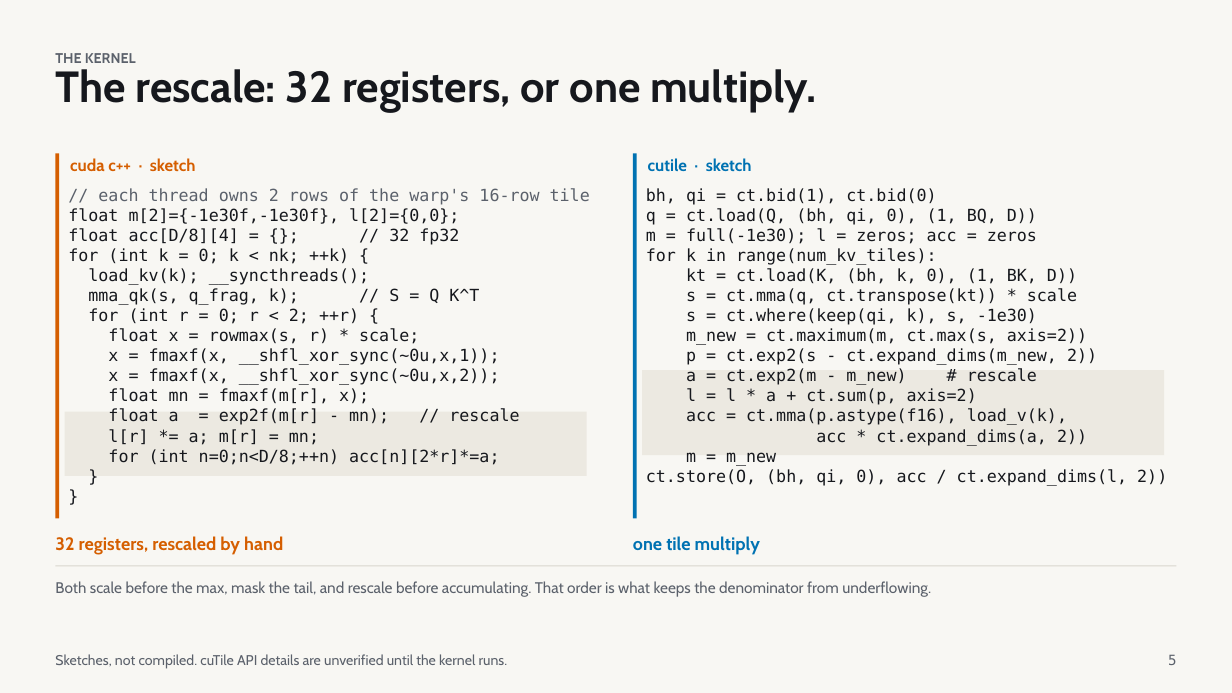
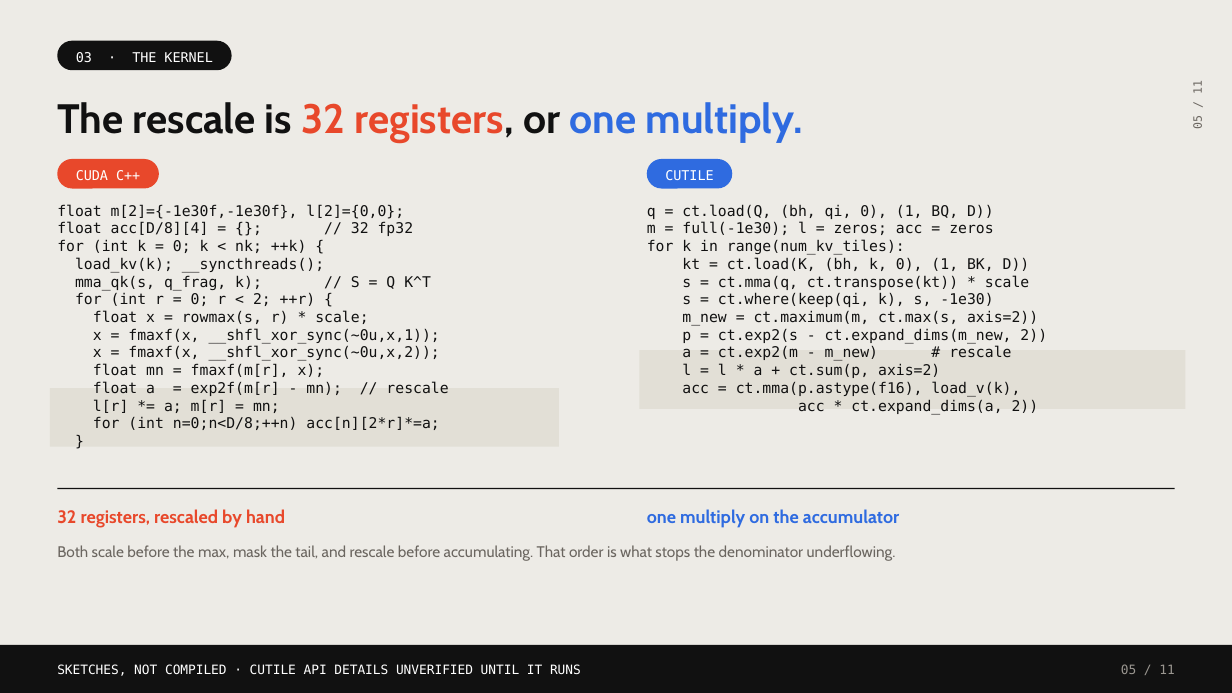
Before and after one commit to harshith0518/CS6203---Attention-Operator-Porject, a slide deck: slide 5 of docs/op2-attention-slides.pptx. Drawn at 1232x693 pixels with LibreOffice and Linux fonts; fonts in the diff are those of the drawing. Boxes give left, top, right and bottom in pixels: in the first picture for what was removed or moved away, otherwise in the second. Text is boxed around its words. In the diff, an @@ line names an element or a change of style, - is before the commit and + after.

Commit message:
Deck: rebuild in the Silk Yellow editorial style
Paper #EDEBE6, black display type, one saturated accent per chapter, and the
template's own devices rather than tables: a black capsule tag naming the
chapter, rotated page nav on the right edge, a 3x2 numbered card grid (01-06)
with flat colour blocks, a big-statistic slide, label-pill rows, a black
insight bar for the sentence that must not be missed, a dot timeline, and a
dark closing slide carrying a pull-quote with a highlighted clause.

Copy condensed and rewritten in a plainer voice: 'The arithmetic was never the
issue', 'The bill is the matrix, not the multiply', 'no stopwatch'.

Two unit bugs found by opening the file in PowerPoint, not by the schema
validator: a negative computed height, and Inches(0.55*4 - Inches(0.1)) mixing
inches with EMU. Both now guarded; a shape-extent scan runs on every build.

```diff
--- a/docs/op2-attention-slides.pptx
+++ b/docs/op2-attention-slides.pptx
@@ rectangle at [0, 0, 1232, 693]: fill #F8F7F3 to #EDEBE6 @@
@@ rounded rectangle added at [57, 41, 232, 70], fill #111111 @@
@@ text at [132, 52, 212, 62]: text changed; size 11 to 10.5 pt; font Cabin to DejaVu Sans Mono; text colour #5B616B to #FFFFFF; bold off @@
-THE KERNEL
+03 · THE KERNEL
@@ text added at [1191, 82, 1204, 128], 9 pt, text #6B6660 @@
+05 / 11
@@ text at [57, 102, 803, 143]: text changed; size 34 to 32 pt; text colour #16181D to #111111 @@
-The rescale: 32 registers, or one multiply.
+The rescale is 32 registers, or one multiply.
@@ rectangle removed at [55, 153, 59, 518] @@
@@ rounded rectangle added at [57, 159, 159, 189], fill #E8482B @@
@@ text at [76, 170, 140, 180]: text changed; size 13 to 10.5 pt; font Cabin to DejaVu Sans Mono; text colour #D55E00 to #FFFFFF; bold off @@
-cuda c++ · sketch
+CUDA C++
@@ rectangle removed at [633, 153, 637, 518] @@
@@ rounded rectangle added at [647, 159, 733, 189], fill #2F6BE0 @@
@@ text at [665, 170, 713, 180]: text changed; size 13 to 10.5 pt; font Cabin to DejaVu Sans Mono; text colour #0072B2 to #FFFFFF; bold off @@
-cutile · sketch
+CUTILE
@@ text at [57, 204, 448, 430]: paragraph removed @@
-}
@@ text "float m[2]={-1e30f,-1e30f}, l[2]={0,0};": place and size @@
-text "float m[2]={-1e30f,-1e30f}, l[2]={0,0};" at [68, 188, 590, 465]
+text "float m[2]={-1e30f,-1e30f}, l[2]={0,0};" at [57, 204, 448, 430]
@@ text "float m[2]={-1e30f,-1e30f}, l[2]={0,0};" at [57, 204, 448, 430]: size 13 to 11.5 pt, text colour #16181D to #111111 @@
@@ text at [98, 188, 590, 205]: paragraph removed @@
-// each thread owns 2 rows of the warp's 16-row tile
@@ text at [646, 188, 936, 205]: paragraph removed @@
-bh, qi = ct.bid(1), ct.bid(0)
@@ text "q = ct.load(Q, (bh, qi, ..." at [647, 204, 1047, 414]: size 13 to 11.5 pt, text colour #16181D to #111111 @@
@@ text "q = ct.load(Q, (bh, qi, ...": place and size @@
-text "q = ct.load(Q, (bh, qi, ..." at [646, 188, 1167, 486]
+text "q = ct.load(Q, (bh, qi, ..." at [647, 204, 1047, 414]
@@ rectangle at [640, 350, 1186, 409]: fill #ECE9E1 to #E2DFD6 @@
@@ rectangle: place and size @@
-rectangle at [642, 370, 1165, 455]
+rectangle at [640, 350, 1186, 409]
@@ rectangle: place and size @@
-rectangle at [65, 412, 587, 476]
+rectangle at [50, 388, 559, 447]
@@ rectangle at [50, 388, 559, 447]: fill #ECE9E1 to #E2DFD6 @@
@@ text at [646, 452, 1167, 486]: paragraphs removed @@
-m = m_new
-ct.store(O, (bh, qi, 0), acc / ct.expand_dims(l, 2))
@@ text "32 registers, rescaled by hand": place and size @@
-text "32 registers, rescaled by hand" at [55, 536, 283, 555]
+text "32 registers, rescaled by hand" at [57, 509, 285, 528]
@@ text "32 registers, rescaled by hand" at [57, 509, 285, 528]: text colour #D55E00 to #E8482B; line spacing 1.18 to 1.2 @@
@@ rectangle: place and size @@
-rectangle at [55, 566, 1177, 567]
+rectangle at [57, 488, 1175, 489]
@@ rectangle at [57, 488, 1175, 489]: fill #D9D6CE to #111111 @@
@@ text at [647, 509, 899, 528]: text changed; text colour #0072B2 to #2F6BE0 @@
-one tile multiply
+one multiply on the accumulator
@@ text at [57, 545, 896, 561]: text changed; text colour #5B616B to #6B6660 @@
-Both scale before the max, mask the tail, and rescale before accumulating. That order is what keeps the denominator from underflowing.
+Both scale before the max, mask the tail, and rescale before accumulating. That order is what stops the denominator underflowing.
@@ rectangle added at [0, 645, 1232, 693], fill #111111 @@
@@ text removed at [1168, 654, 1176, 665] @@
-5
@@ text at [57, 664, 581, 676]: text changed; size 11 to 10 pt; font Cabin to DejaVu Sans Mono; text colour #5B616B to #FFFFFF @@
-Sketches, not compiled. cuTile API details are unverified until the kernel runs.
+SKETCHES, NOT COMPILED · CUTILE API DETAILS UNVERIFIED UNTIL IT RUNS
@@ text added at [1121, 664, 1174, 674], 10 pt, text #9A9690 @@
+05 / 11
```
Also in this commit, not shown: 9 other slides changed, 1 slide added, 1 slide removed, 1 other file.
